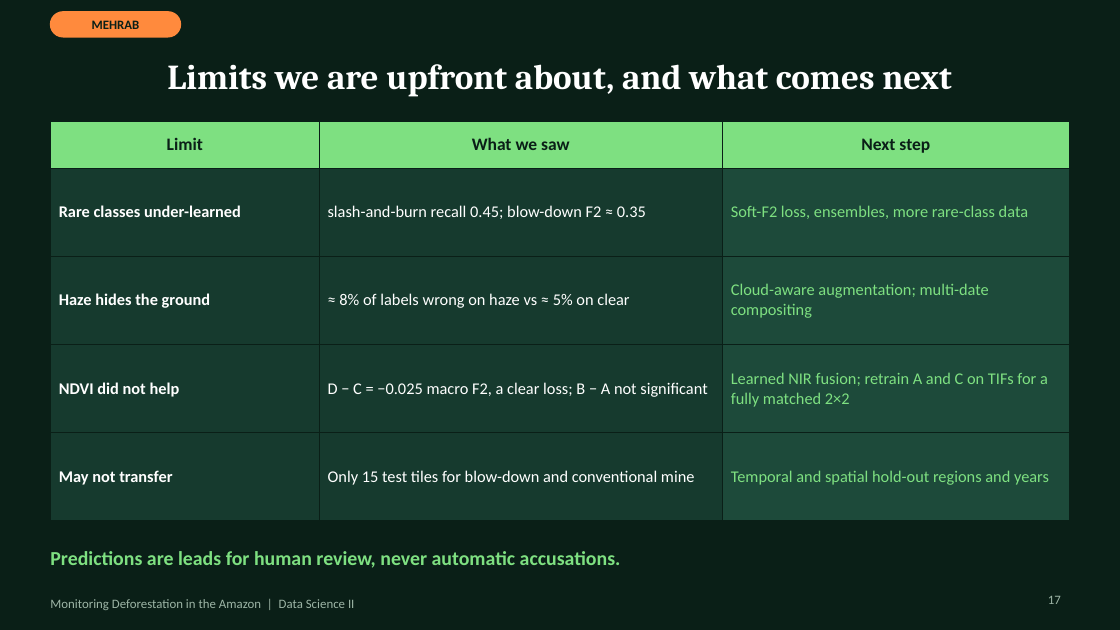
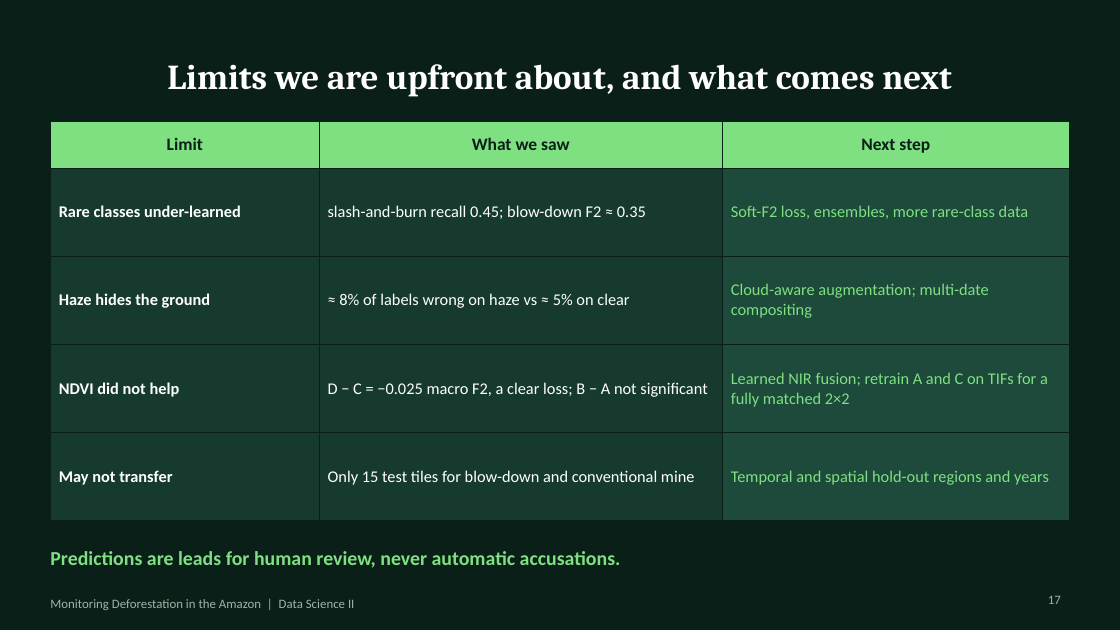
Before and after one commit to MehrabAzan/Amazon-Deforestation, a slide deck: slide 17 of Amazon_Deforestation_DeepLearning.pptx. Drawn at 1120x630 pixels with LibreOffice and Linux fonts; fonts in the diff are those of the drawing. Boxes give left, top, right and bottom in pixels: in the first picture for what was removed or moved away, otherwise in the second. Text is boxed around its words. In the diff, an @@ line names an element or a change of style, - is before the commit and + after.

```diff
--- a/Amazon_Deforestation_DeepLearning.pptx
+++ b/Amazon_Deforestation_DeepLearning.pptx
@@ rounded rectangle removed at (50,12,181,37) @@
@@ text removed at (92,20,140,29) @@
-MEHRAB
```
Also in this commit, not shown: 17 other slides changed.
